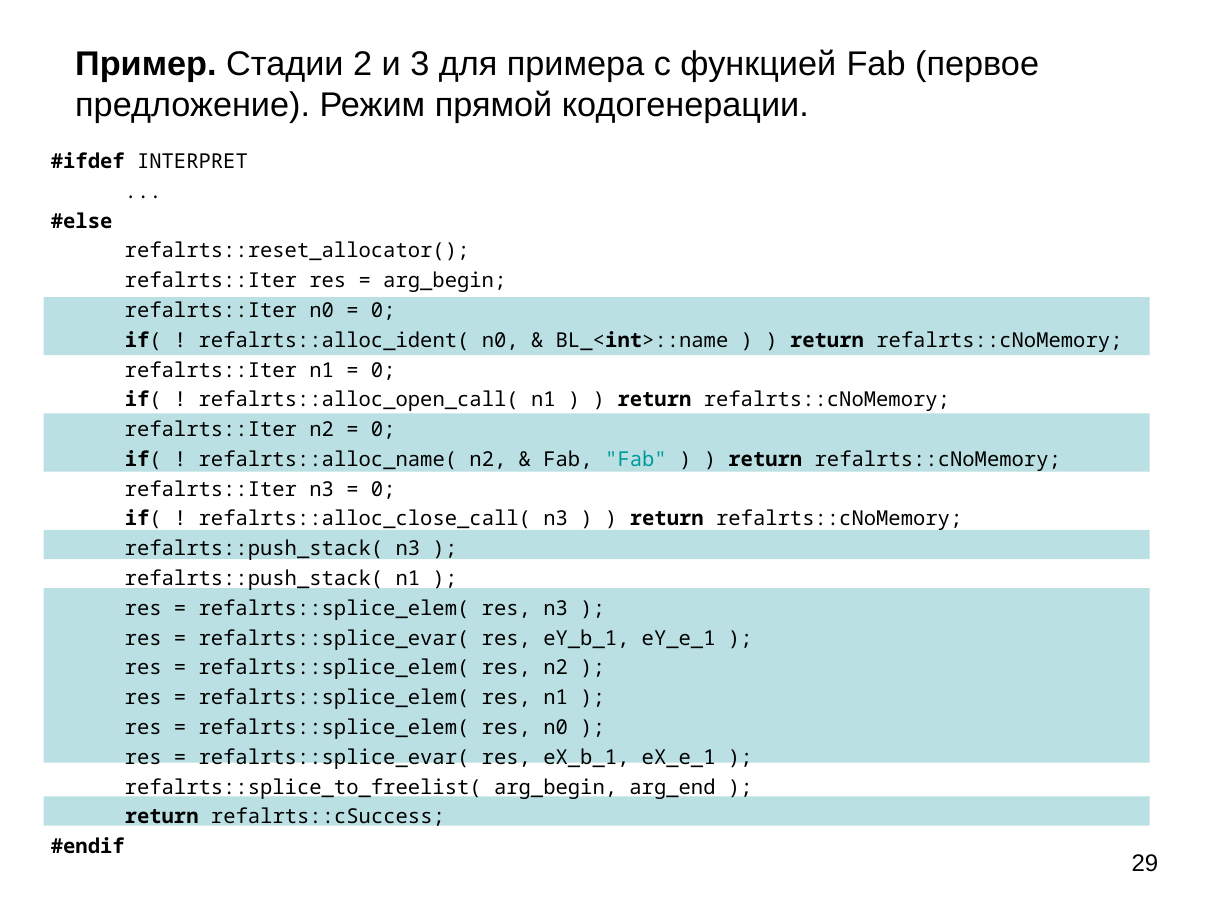
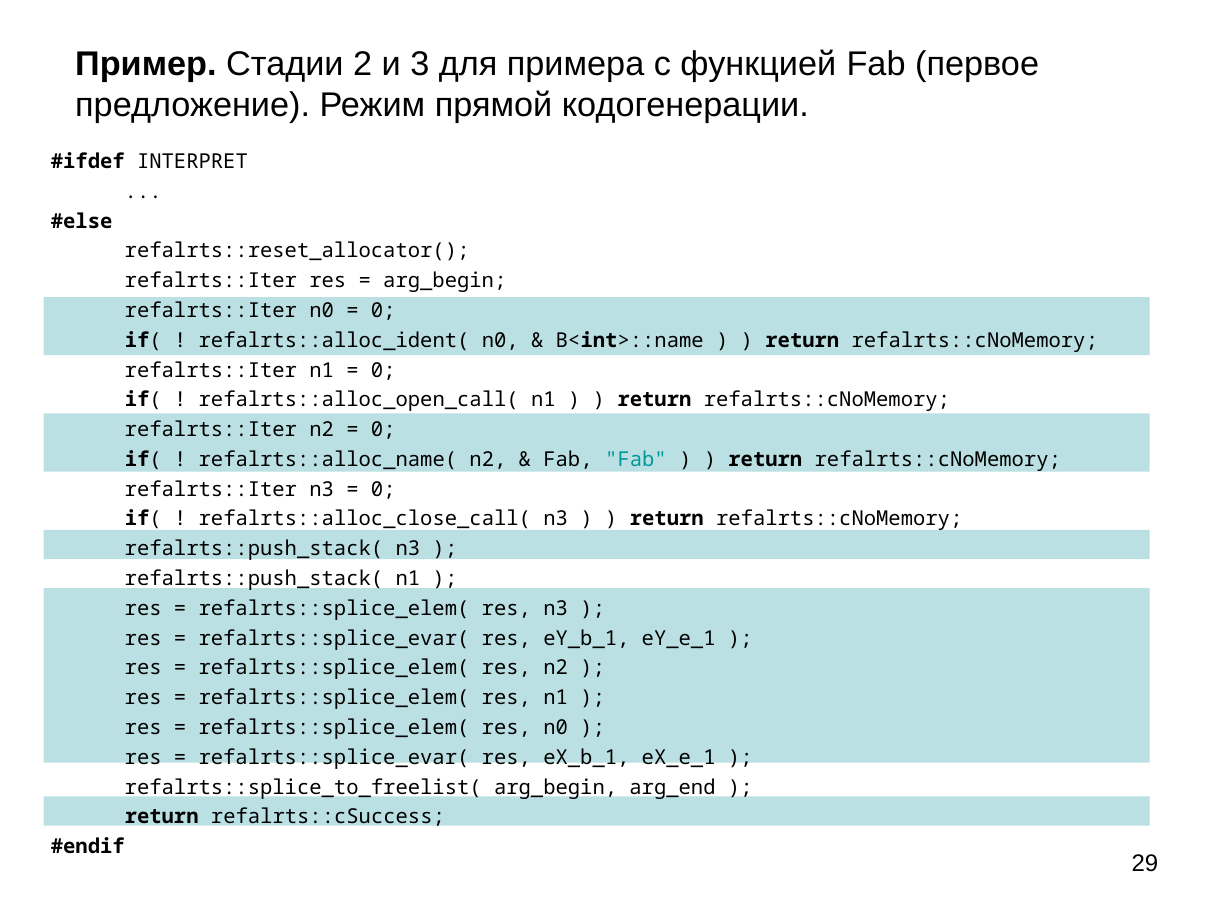
Before and after one commit to bmstu-iu9/refal-5-lambda, a slide deck: slide 29 of doc/Компилятор Простого Рефала.ppt. Drawn at 1232x924 pixels with LibreOffice and Linux fonts; fonts in the diff are those of the drawing. Boxes give left, top, right and bottom in pixels: in the first picture for what was removed or moved away, otherwise in the second. Text is boxed around its words. In the diff, an @@ line names an element or a change of style, - is before the commit and + after.

```diff
--- a/doc/Компилятор Простого Рефала.ppt
+++ b/doc/Компилятор Простого Рефала.ppt
@@ text at box(125, 331, 1098, 352): text changed @@
-if( ! refalrts::alloc_ident( n0, & BL_<int>::name ) ) return refalrts::cNoMemory;
+if( ! refalrts::alloc_ident( n0, & B<int>::name ) ) return refalrts::cNoMemory;
```
Also in this commit, not shown: 6 other slides changed, 6 other files.
